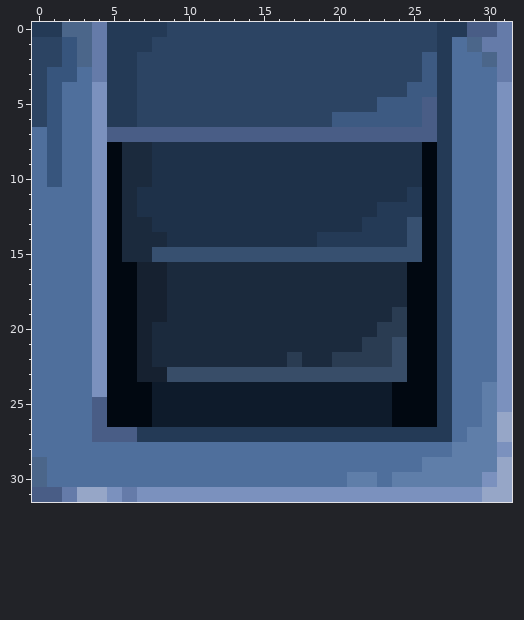
Pixel-art sprite, stored at Lengine/Assets/static_objects/stair_up.png. That is the earlier state.
The file is 32x32 pixels. Colours within 5 levels of each other are drawn and written as one.
After:
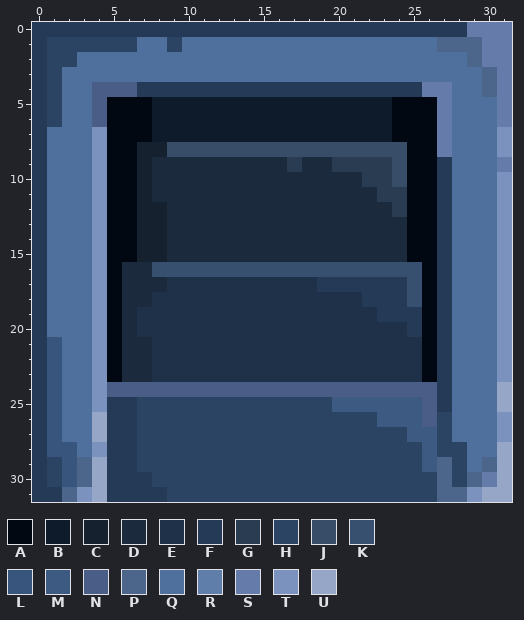
Palette (. is transparent): A #010811  B #0e1b2b  C #162130  D #1b2a3d  E #1e3149  F #243a56  G #2a3c52  H #2c4463  J #384d68  K #375070  L #37557d  M #3d5a82  N #495d86  P #4b668a  Q #4f6f9c  R #5f7ea9  S #657ba9  T #7b91be  U #96a6c7
From old to new:
@@ x 0..31 @@
- 0 FFPPSFFFFHHHHHHHHHHHHHHHHHHFFNNS
- 1 HHLPSFFFHHHHHHHHHHHHHHHHHHHFQPSS
- 2 HHLPSFFHHHHHHHHHHHHHHHHHHHMFQQPS
- 3 HLLQSFFHHHHHHHHHHHHHHHHHHHMFQQQS
- 4 HLQQTFFHHHHHHHHHHHHHHHHHHMMFQQQT
- 5 HLQQTFFHHHHHHHHHHHHHHHHMMMNFQQQT
- 6 HLQQTFFHHHHHHHHHHHHHMMMMMMNFQQQT
- 7 QLQQTNNNNNNNNNNNNNNNNNNNNNNFQQQT
- 8 QLQQTADDEEEEEEEEEEEEEEEEEEAFQQQT
- 9 QLQQTADDEEEEEEEEEEEEEEEEEEAFQQQT
-10 QLQQTADDEEEEEEEEEEEEEEEEEEAFQQQT
-11 QQQQTADEEEEEEEEEEEEEEEEEEFAFQQQT
-12 QQQQTADEEEEEEEEEEEEEEEEFFFAFQQQT
-13 QQQQTADDEEEEEEEEEEEEEEFFFKAFQQQT
-14 QQQQTADDDEEEEEEEEEEFFFFFFKAFQQQT
-15 QQQQTADDKKKKKKKKKKKKKKKKKKAFQQQT
-16 QQQQTAACCDDDDDDDDDDDDDDDDAAFQQQT
-17 QQQQTAACCDDDDDDDDDDDDDDDDAAFQQQT
-18 QQQQTAACCDDDDDDDDDDDDDDDDAAFQQQT
-19 QQQQTAACCDDDDDDDDDDDDDDDGAAFQQQT
-20 QQQQTAACDDDDDDDDDDDDDDDGGAAFQQQT
-21 QQQQTAACDDDDDDDDDDDDDDGGJAAFQQQT
-22 QQQQTAACDDDDDDDDDGDDGGGGJAAFQQQT
-23 QQQQTAACCJJJJJJJJJJJJJJJJAAFQQQT
-24 QQQQTAAABBBBBBBBBBBBBBBBAAAFQQRT
-25 QQQQNAAABBBBBBBBBBBBBBBBAAAFQQRT
-26 QQQQNAAABBBBBBBBBBBBBBBBAAAFQQRU
-27 QQQQNNNFFFFFFFFFFFFFFFFFFFFFQRRU
-28 QQQQQQQQQQQQQQQQQQQQQQQQQQQQRRRT
-29 PQQQQQQQQQQQQQQQQQQQQQQQQQRRRRRU
-30 PQQQQQQQQQQQQQQQQQQQQRRQRRRRRRTU
-31 NNSUUTSTTTTTTTTTTTTTTTTTTTTTTTUU
+ 0 FFFFFFFFFFFFFFFFFFFFFFFFFFFFFSSS
+ 1 FHHHHHHQQHQQQQQQQQQQQQQQQQQPPPSS
+ 2 FHHQQQQQQQQQQQQQQQQQQQQQQQQQQPSS
+ 3 FHQQQQQQQQQQQQQQQQQQQQQQQQQQQQPS
+ 4 FHQQNNNFFFFFFFFFFFFFFFFFFFSSQQPS
+ 5 FHQQNAAABBBBBBBBBBBBBBBBAAASQQQS
+ 6 FHQQNAAABBBBBBBBBBBBBBBBAAASQQQS
+ 7 FQQQTAAABBBBBBBBBBBBBBBBAAASQQQT
+ 8 FQQQTAACCJJJJJJJJJJJJJJJJAASQQQT
+ 9 FQQQTAACDDDDDDDDDGDDGGGGJAAFQQQS
+10 FQQQTAACDDDDDDDDDDDDDDGGJAAFQQQT
+11 FQQQTAACDDDDDDDDDDDDDDDGGAAFQQQT
+12 FQQQTAACCDDDDDDDDDDDDDDDGAAFQQQT
+13 FQQQTAACCDDDDDDDDDDDDDDDDAAFQQQT
+14 FQQQTAACCDDDDDDDDDDDDDDDDAAFQQQT
+15 FQQQTAACCDDDDDDDDDDDDDDDDAAFQQQT
+16 FQQQTADDKKKKKKKKKKKKKKKKKKAFQQQT
+17 FQQQTADDDEEEEEEEEEEFFFFFFKAFQQQT
+18 FQQQTADDEEEEEEEEEEEEEEFFFKAFQQQT
+19 FQQQTADEEEEEEEEEEEEEEEEFFFAFQQQT
+20 FQQQTADEEEEEEEEEEEEEEEEEEFAFQQQT
+21 FLQQTADDEEEEEEEEEEEEEEEEEEAFQQQT
+22 FLQQTADDEEEEEEEEEEEEEEEEEEAFQQQT
+23 FLQQTADDEEEEEEEEEEEEEEEEEEAFQQQT
+24 FLQQTNNNNNNNNNNNNNNNNNNNNNNFQQQU
+25 FLQQTFFHHHHHHHHHHHHHMMMMMMNFQQQU
+26 FLQQUFFHHHHHHHHHHHHHHHHMMMNHQQQT
+27 FLQQUFFHHHHHHHHHHHHHHHHHHMMHQQQT
+28 FLLQTFFHHHHHHHHHHHHHHHHHHHMHHQQU
+29 FHLPUFFHHHHHHHHHHHHHHHHHHHMPHQPU
+30 FHLPUFFFHHHHHHHHHHHHHHHHHHHPHPSU
+31 FFPTUFFFFHHHHHHHHHHHHHHHHHHPPTUU
Pixel boxes of the changes (left, top, right, bottom) in both pictures:
changed: (32, 22, 512, 502)
